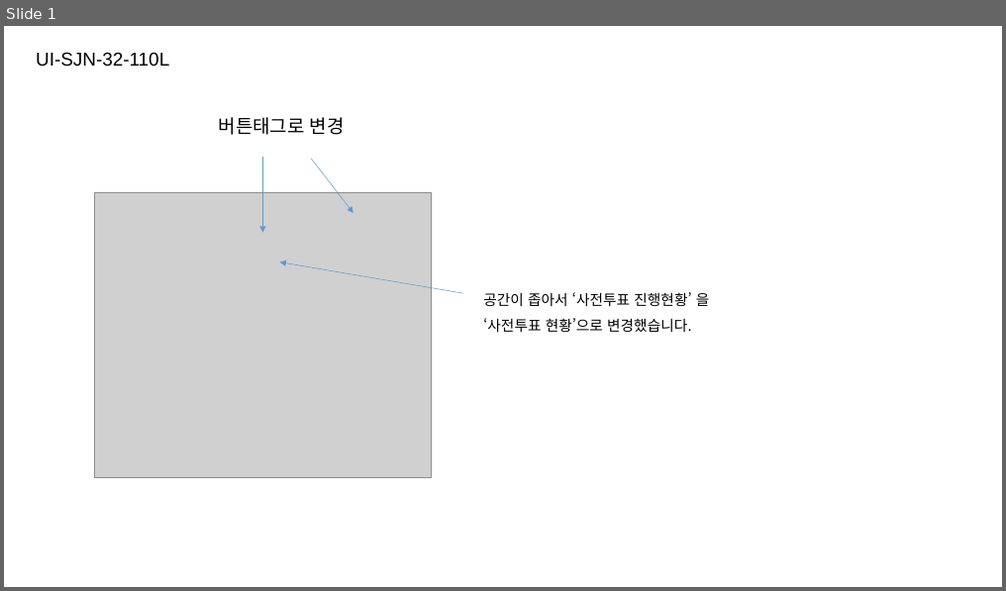
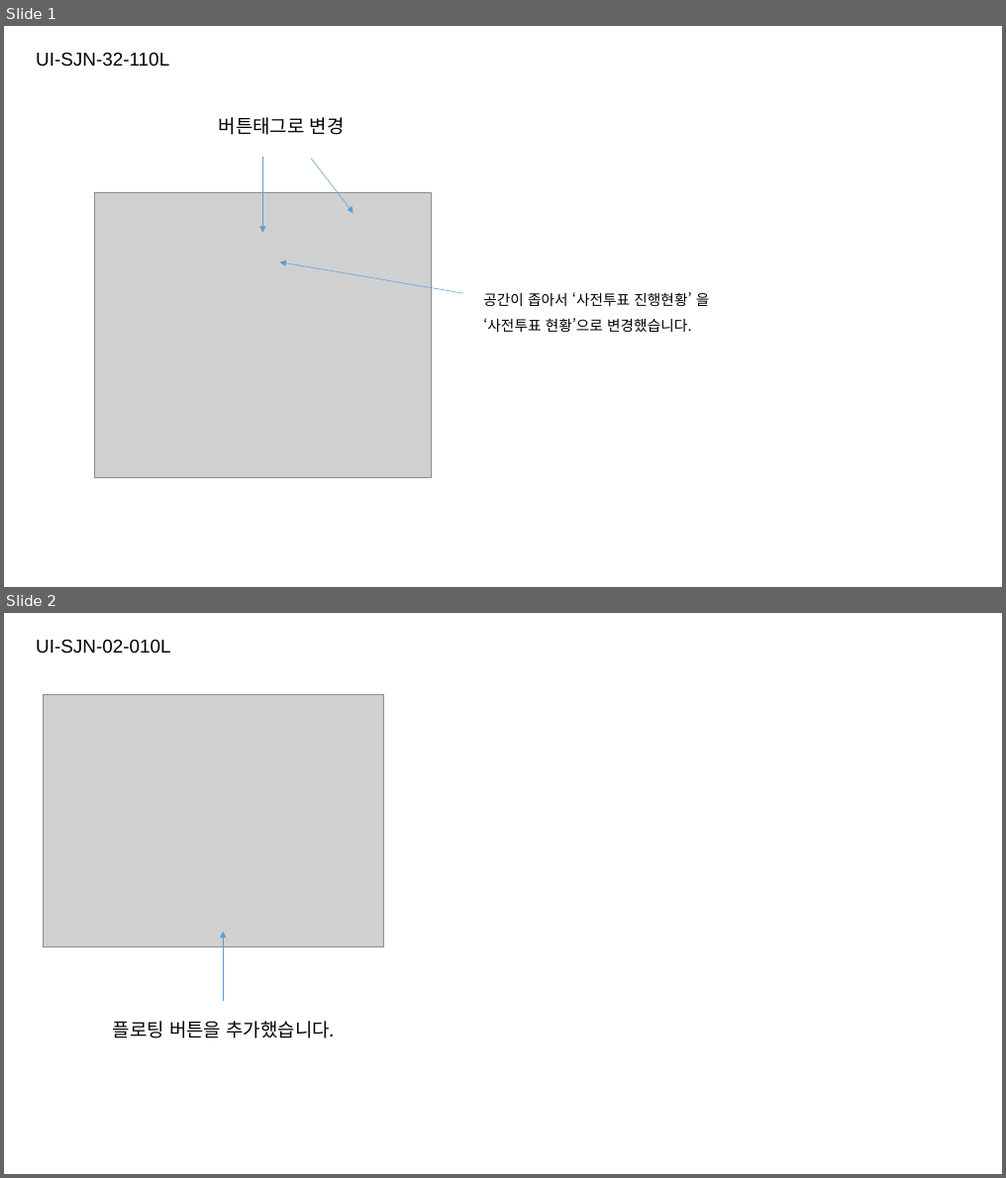
Before and after one commit to jeoungGyy/sejong, a slide deck: ppt/05-17.pptx. Shown one above the other, each under a label of ours: slide 1 before the commit, slides 1 and 2 after it. The pictures are 1006x591 and 1006x1178 pixels, drawn with LibreOffice and Linux fonts; fonts in the diff are those of the drawing; grey boxes stand for pictures. Boxes give left, top, right and bottom in pixels: in the first picture for what was removed or moved away, otherwise in the second. Text is boxed around its words. In the diff, an @@ line names an element or a change of style, - is before the commit and + after.

Commit message:
UI-SJN-02-010L - 플로팅 버튼 추가

```diff
--- a/ppt/05-17.pptx
+++ b/ppt/05-17.pptx
@@ slide 2 added at (4, 613, 1002, 1174), background #FFFFFF @@
@@ text added at (36, 639, 170, 654), 18 pt, text #000000 @@
+UI-SJN-02-010L
@@ picture added at (43, 695, 383, 948) @@
@@ arrow added from (224, 1001) to (224, 932), #5B9BD5 0.5 pt @@
@@ text added at (113, 1021, 336, 1039), 18 pt, text #000000 @@
+플로팅 버튼을 추가했습니다.
```
Also in this commit, not shown: 3 other files.
